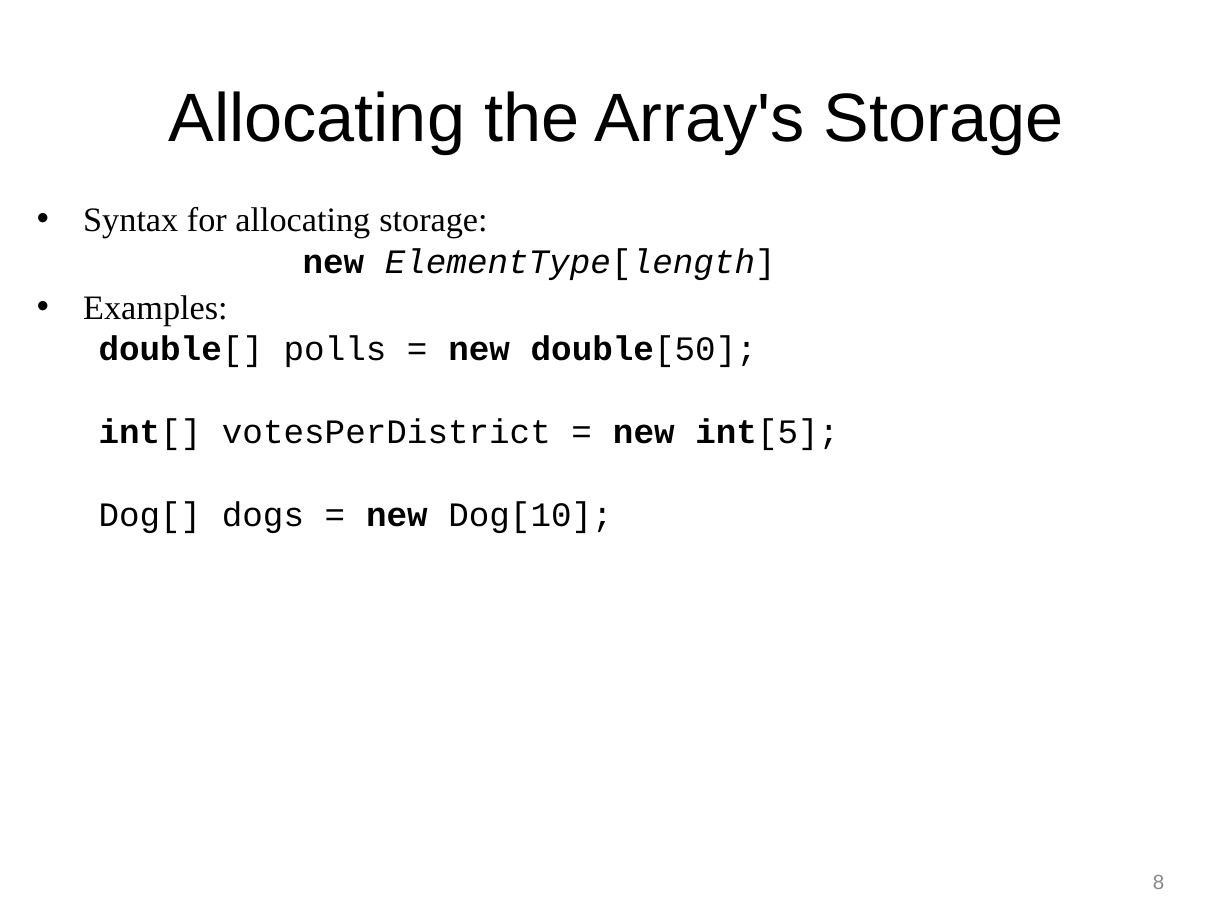
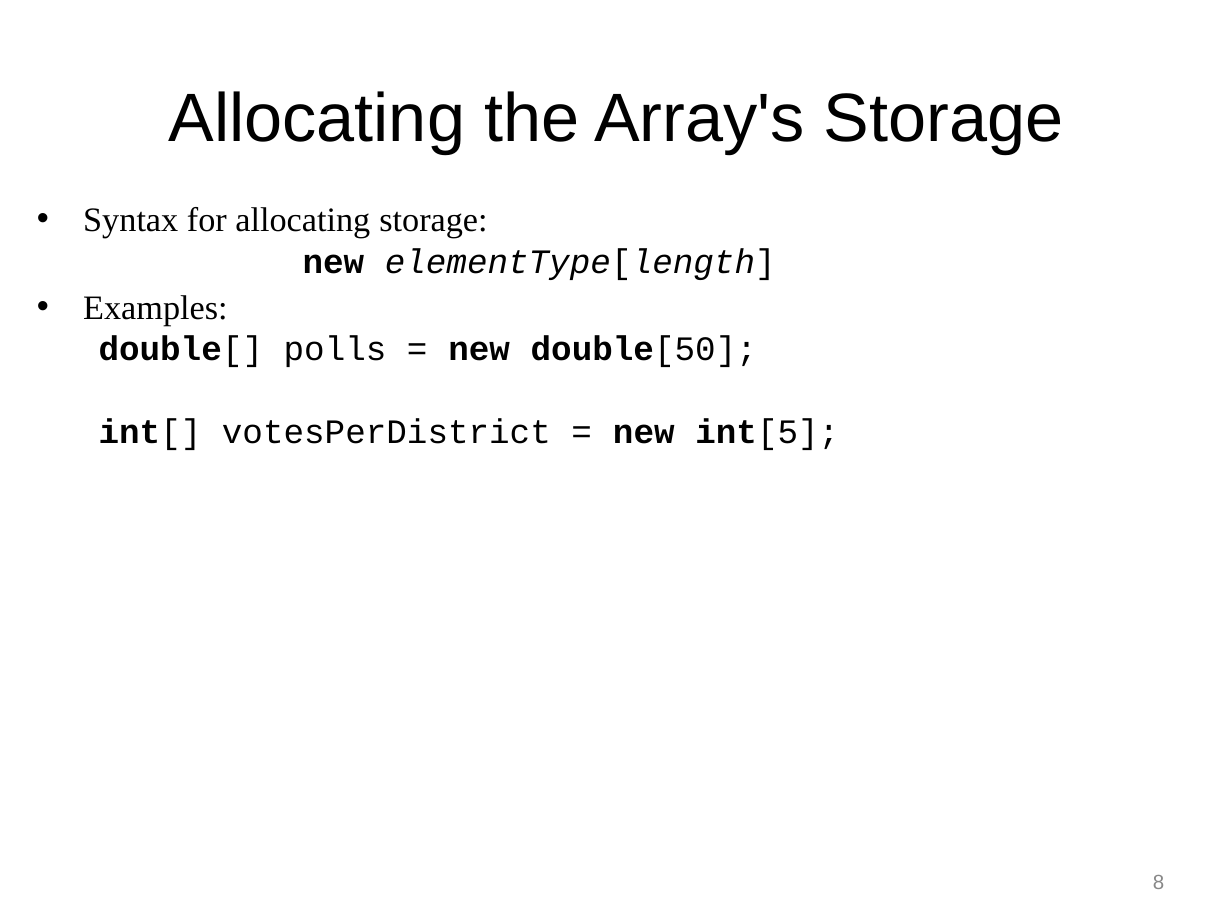
Before and after one commit to RHIT-CSSE/csse220, a slide deck: slide 8 of ClassMaterials/ArraysAnd2DArrays/Slides/Part2-JavaBuiltInArrays.pptx. Drawn at 1232x924 pixels with LibreOffice and Linux fonts; fonts in the diff are those of the drawing. Boxes give left, top, right and bottom in pixels: in the first picture for what was removed or moved away, otherwise in the second. Text is boxed around its words. In the diff, an @@ line names an element or a change of style, - is before the commit and + after.

```diff
--- a/ClassMaterials/ArraysAnd2DArrays/Slides/Part2-JavaBuiltInArrays.pptx
+++ b/ClassMaterials/ArraysAnd2DArrays/Slides/Part2-JavaBuiltInArrays.pptx
@@ text at box(83, 207, 776, 280): text changed @@
-• Syntax for allocating storage:
-  new ElementType[length]
+• Syntax for allocating storage:
+  new elementType[length]
@@ text at box(99, 501, 612, 533): paragraph removed @@
-  Dog[] dogs = new Dog[10];
```
Also in this commit, not shown: 3 other slides changed, 1 slide removed, 12 other files.
